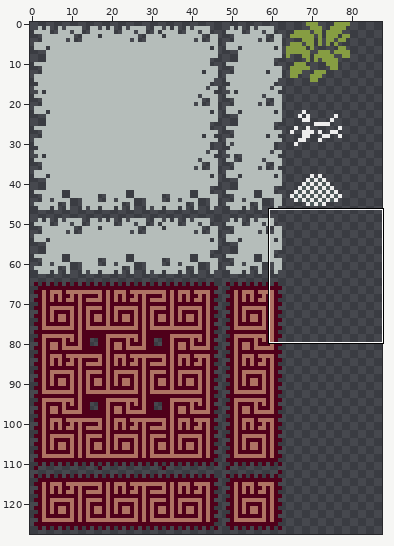
Two states of a sprite sheet, assets/sprites/atlases/on_tiles.png. The first picture is a wide view before the edit; the outline marks the close-up.
Close-up. Old version:
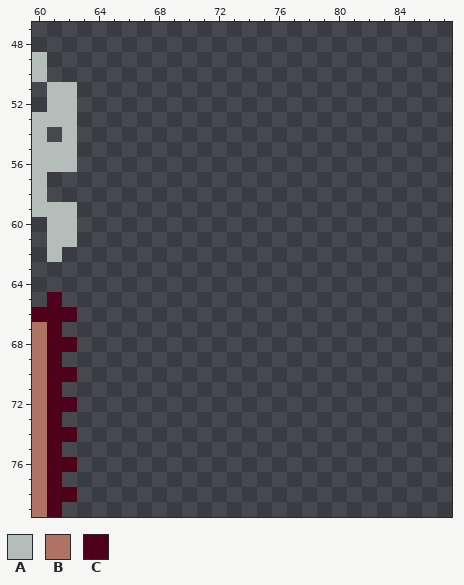
The file is 128x128 pixels. Shown: x 60..87, y 47..79. The wide view leaves out empty margins.
Palette (. is transparent): A #b5bdba  B #af7363  C #4f001a
Pixels before, first column x 60:
49 A..
50 A..
51 .AA
52 .AA
53 AAA
54 A.A
55 AAA
56 AAA
57 A..
58 A..
59 AAA
60 .AA
61 .AA
62 .A.
63 ...
64 ...
65 .C.
66 CCC
67 BC.
68 BCC
69 BC.
70 BCC
71 BC.
72 BCC
73 BC.
74 BCC
75 BC.
76 BCC
77 BC.
78 BCC
79 BC.
The same view after the edit:
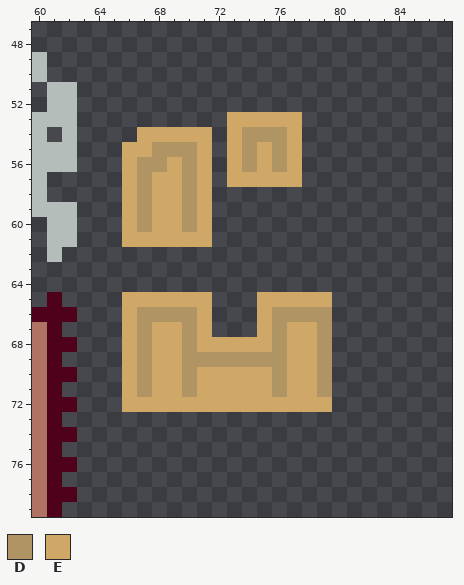
Colours new in this view: D #b19464  E #cfa867
Diff:
Changed rows in their new state; - is an unchanged pixel.
first column x 66:
53 -------EEEEE
54 -EEEEE-EDDDE
55 EEDDDE-EDEDE
56 EDDEDE-EDEDE
57 EDEEDE-EEEEE
58 EDEEDE------
59 EDEEDE------
60 EDEEDE------
61 EEEEEE------
first column x 66:
65 EEEEEE---EEEEE
66 EDDDDE---EDDDD
67 EDEEDE---EDEED
68 EDEEDEEEEEDEED
69 EDEEDDDDDDDEED
70 EDEEDEEEEEDEED
71 EDEEDEEEEEDEED
72 EEEEEEEEEEEEEE
Pixel boxes of the changes (left, top, right, bottom) in both close-ups:
added: (122, 112, 302, 247)
added: (122, 292, 332, 412)
